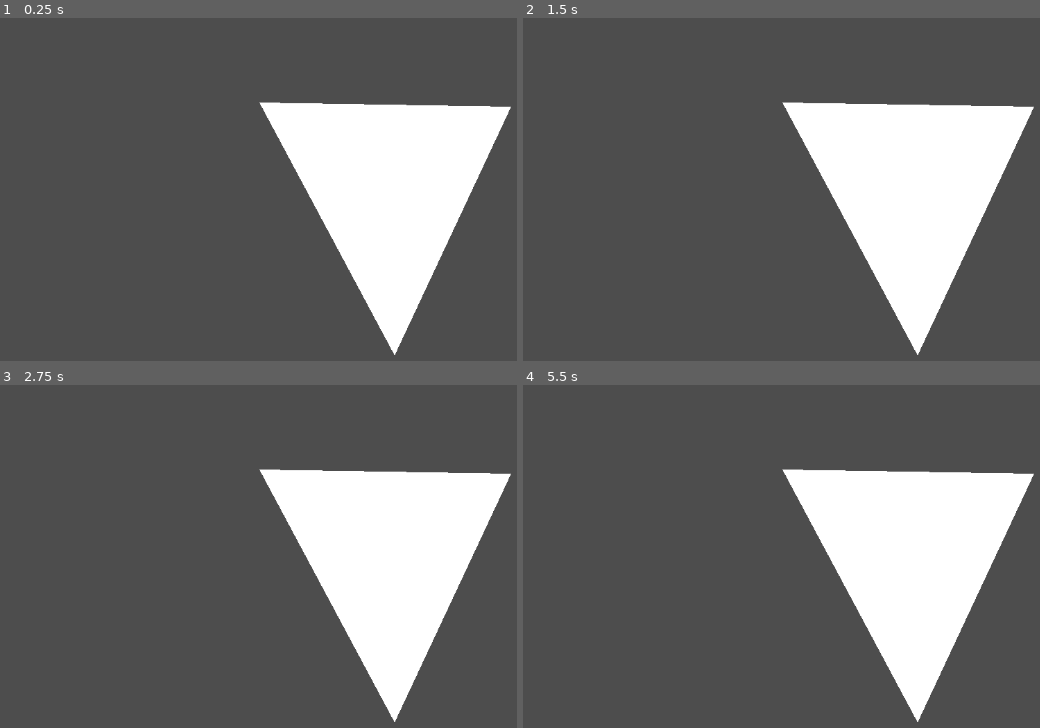
Above: before the commit, frames 1-4 (two rows, left to right).
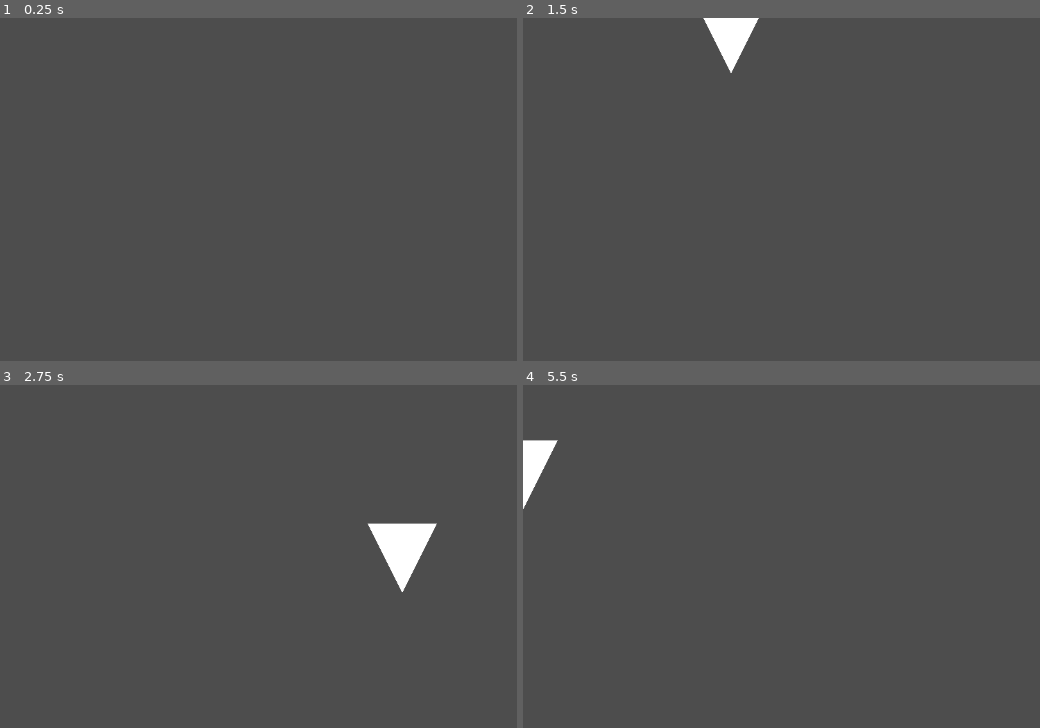
Above: after the commit, the same moments.

Repository: evanboerchers/asteroids
Game: Godot game, scene res://player.tscn
Two runs of this game, one before a commit and one after it. Both use one fixed random seed, a clock stepped at 60 frames per second and the inputs below. The project has no main scene, so this scene is started directly.
Inputs:
- Up to frame 1 (0.25 s): no input
- Up to frame 2 (1.5 s): tap Enter at 0.5 s; hold D (move_right, bound only after the commit) 0.53-1.28 s; tap Space at 1.25 s; hold S (move_down, bound only after the commit) from 1.28 s (still down)
- Up to frame 3 (2.75 s): release S (move_down, bound only after the commit) at 2.03 s; hold D (move_right, bound only after the commit) from 2.03 s (still down)
- Up to frame 4 (5.5 s): release D (move_right, bound only after the commit) at 2.78 s; hold W (move_up, bound only after the commit) 2.78-3.53 s; hold A (move_left, bound only after the commit) 3.53-5.03 s; tap Enter at 4.25 s; tap Space at 5 s; hold S (move_down, bound only after the commit) from 5.03 s (still down)

The runs differ from the first frame. In frame 1, 18% of the frame differs, in the area x 50-99%, y 24-99%; in frame 2, 19%, in the area x 34-99%, y 0-99%; in frame 3, 17%; in frame 4, 19%.

Commit message:
added player script

Diff:
--- /dev/null
+++ b/player.gd
@@ -0,0 +1,33 @@
+extends Area2D
+
+signal hit
+
+@export var speed = 400
+var screen_size
+
+func _ready() -> void:
+	screen_size = get_viewport_rect().size
+
+func _process(delta):
+	var velocity = Vector2.ZERO
+	if Input.is_action_pressed("move_right"):
+		velocity.x += 1
+	if Input.is_action_pressed("move_left"):
+		velocity.x -= 1
+	if Input.is_action_pressed("move_down"):
+		velocity.y += 1
+	if Input.is_action_pressed("move_up"):
+		velocity.y -= 1
+
+	if velocity.length() > 0:
+		velocity = velocity.normalized() * speed
+
+	position += velocity * delta
+	position = position.clamp(Vector2.ZERO, screen_size)
+
+
+func _on_body_entered(_body):
+	hide() # Player disappears after being hit.
+	hit.emit()
+	# Must be deferred as we can't change physics properties on a physics callback.
+	$CollisionPolygon2D.set_deferred("disabled", true)
--- a/player.tscn
+++ b/player.tscn
@@ -1,10 +1,15 @@
-[gd_scene format=3 uid="uid://daml7pc384wme"]
+[gd_scene load_steps=2 format=3 uid="uid://daml7pc384wme"]
+
+[ext_resource type="Script" uid="uid://c1jkatryuxbqw" path="res://player.gd" id="1_4flbx"]
 
 [node name="Player" type="Area2D"]
-position = Vector2(-1027, -207)
+script = ExtResource("1_4flbx")
 metadata/_edit_group_ = true
 
-[node name="Node2D" type="Node2D" parent="."]
+[node name="Polygon2D" type="Polygon2D" parent="."]
+polygon = PackedVector2Array(0, 0, -50, -100, 50, -100)
 
-[node name="Polygon2D" type="Polygon2D" parent="Node2D"]
-polygon = PackedVector2Array(1596, 694, 1401, 329, 1764, 335)
+[node name="CollisionPolygon2D" type="CollisionPolygon2D" parent="."]
+polygon = PackedVector2Array(0, 0, -50, -100, 50, -100)
+
+[connection signal="body_entered" from="." to="." method="_on_body_entered"]
--- a/project.godot
+++ b/project.godot
@@ -14,6 +14,29 @@
 config/features=PackedStringArray("4.4", "Mobile")
 config/icon="res://icon.svg"
 
+[input]
+
+move_right={
+"deadzone": 0.02,
+"events": [Object(InputEventKey,"resource_local_to_scene":false,"resource_name":"","device":0,"window_id":0,"alt_pressed":false,"shift_pressed":false,"ctrl_pressed":false,"meta_pressed":false,"pressed":false,"keycode":0,"physical_keycode":68,"key_label":0,"unicode":0,"location":0,"echo":false,"script":null)
+]
+}
+move_left={
+"deadzone": 0.2,
+"events": [Object(InputEventKey,"resource_local_to_scene":false,"resource_name":"","device":0,"window_id":0,"alt_pressed":false,"shift_pressed":false,"ctrl_pressed":false,"meta_pressed":false,"pressed":false,"keycode":0,"physical_keycode":65,"key_label":0,"unicode":0,"location":0,"echo":false,"script":null)
+]
+}
+move_up={
+"deadzone": 0.2,
+"events": [Object(InputEventKey,"resource_local_to_scene":false,"resource_name":"","device":0,"window_id":0,"alt_pressed":false,"shift_pressed":false,"ctrl_pressed":false,"meta_pressed":false,"pressed":false,"keycode":0,"physical_keycode":87,"key_label":0,"unicode":0,"location":0,"echo":false,"script":null)
+]
+}
+move_down={
+"deadzone": 0.2,
+"events": [Object(InputEventKey,"resource_local_to_scene":false,"resource_name":"","device":0,"window_id":0,"alt_pressed":false,"shift_pressed":false,"ctrl_pressed":false,"meta_pressed":false,"pressed":false,"keycode":0,"physical_keycode":83,"key_label":0,"unicode":0,"location":0,"echo":false,"script":null)
+]
+}
+
 [rendering]
 
 renderer/rendering_method="mobile"
Not shown, added: player.gd.uid
Not shown, added: polygon_2d.gd.uid
